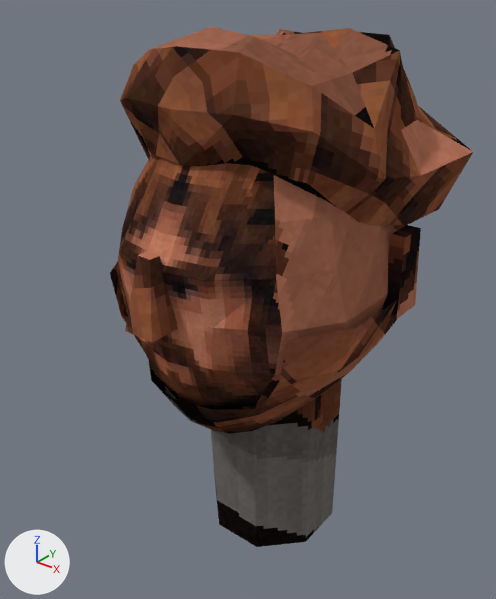
The Blender file assets/heads/hero/head.blend as it was, and as the next commit left it.
Before and after are seen from a 50 mm camera at (0.287, -0.383, 1.882) aimed at (-0.014, -0.006, 1.648). The lights are fixed; the arrows at lower left show +X, +Y and +Z. The first picture is the older version.

Objects in the first picture: 'hero_head'.
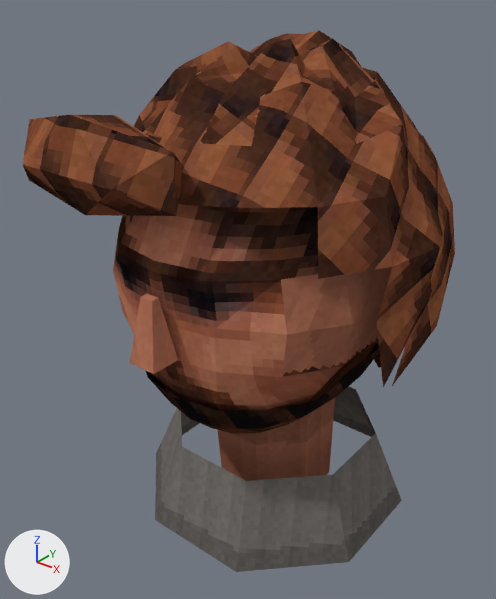
The edits, one by one:
me_hero_head is used by ob_hero_head; location (0.0, 0.0, 0.0).
me_hero_head had 495 vertices, 395 faces and spanned x -0.118..0.118, y -0.133..0.146, z 1.438..1.85.
me_hero_head now has 608 vertices, 422 faces and spans x -0.135..0.129, y -0.15..0.15, z 1.47..1.842.
me_hero_head part 1: the loose piece of 8 vertices spanning x -0.012..0.012, y -0.133..-0.107, z 1.675..1.725 is scaled about its middle by (0.917, 0.835, 0.92), then moved by (0.0, -0.001, -0.025).
me_hero_head part 2: the loose piece of 16 vertices spanning x -0.054..0.054, y -0.048..0.063, z 1.438..1.602 is scaled about its middle by (0.921, 0.921, 0.75), then moved by (0.0, 0.0, 0.025).
me_hero_head part 3: the loose piece of 83 vertices spanning x -0.105..0.105, y -0.106..0.091, z 1.549..1.68 is rebuilt with 68 vertices and now spans x -0.102..0.102, y -0.106..0.064, z 1.551..1.647.
me_hero_head part 4: the loose piece of 81 vertices spanning x -0.118..0.118, y -0.095..0.146, z 1.728..1.85 is rebuilt with 129 vertices and now spans x -0.135..0.129, y -0.113..0.15, z 1.557..1.842.
me_hero_head part 5: a new loose piece of 16 vertices spanning x -0.105..0.105, y -0.093..0.117, z 1.47..1.535, in mat_hero_head_mat (picture img_face_atlas_png).
me_hero_head part 6: the loose piece of 8 vertices spanning x 0.094..0.106, y 0.004..0.032, z 1.666..1.724 is deleted.
me_hero_head part 7: 261 vertices removed from x -0.102..0.102, y -0.122..0.128, z 1.559..1.812; 341 vertices added at x -0.113..0.108, y -0.15..0.125, z 1.524..1.811.
Other edits to the shape of me_hero_head do not show in these pictures.

Boxes [x1, y1, x2, y2] around the edits, measured in the pictures (496 x 599 px; the box of a moved part takes in the faces that stretch with it):
'hero_head', reshaped (19% wider)
    before: [110, 27, 473, 547]
    after: [23, 30, 455, 572]
part 1 of me_hero_head, moved or reshaped
    before: [125, 252, 178, 342]
    after: [130, 294, 178, 374]
part 2 of me_hero_head, moved or reshaped
    before: [211, 379, 342, 547]
    after: [218, 398, 335, 481]
part 3 of me_hero_head, rebuilt
    before: [110, 263, 397, 434]
    after: [146, 343, 379, 434]
part 4 of me_hero_head, rebuilt
    before: [120, 27, 473, 225]
    after: [134, 30, 455, 387]
part 5 of me_hero_head, added
    after: [155, 386, 402, 572]
part 6 of me_hero_head, deleted
    before: [381, 225, 421, 319]
part 7 of me_hero_head, moved or reshaped
    before: [116, 155, 406, 410]
    after: [23, 115, 392, 411]
